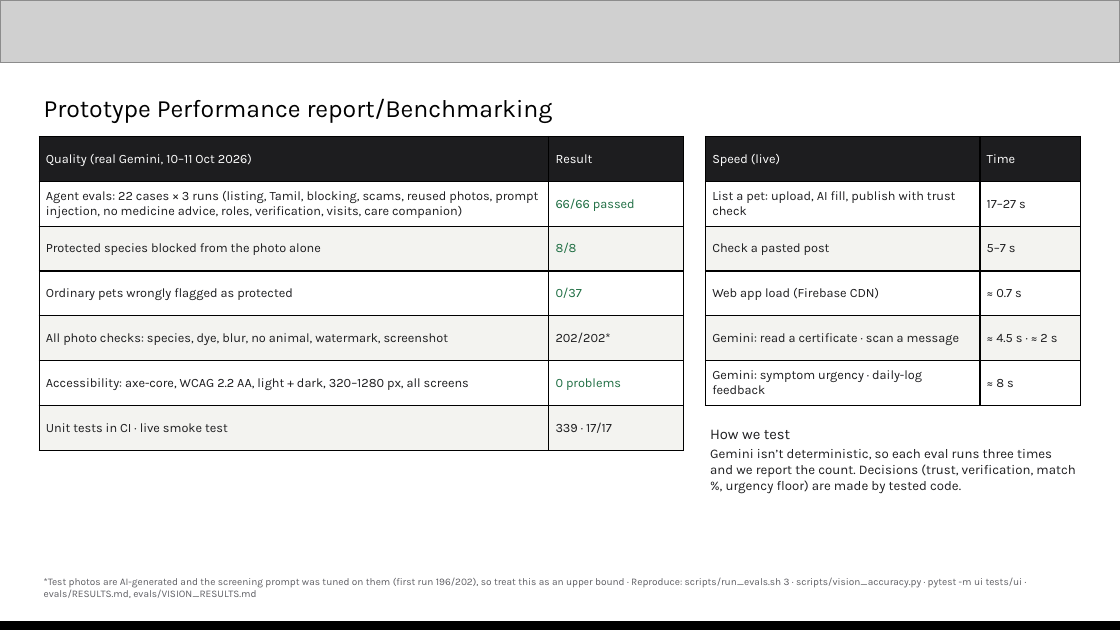
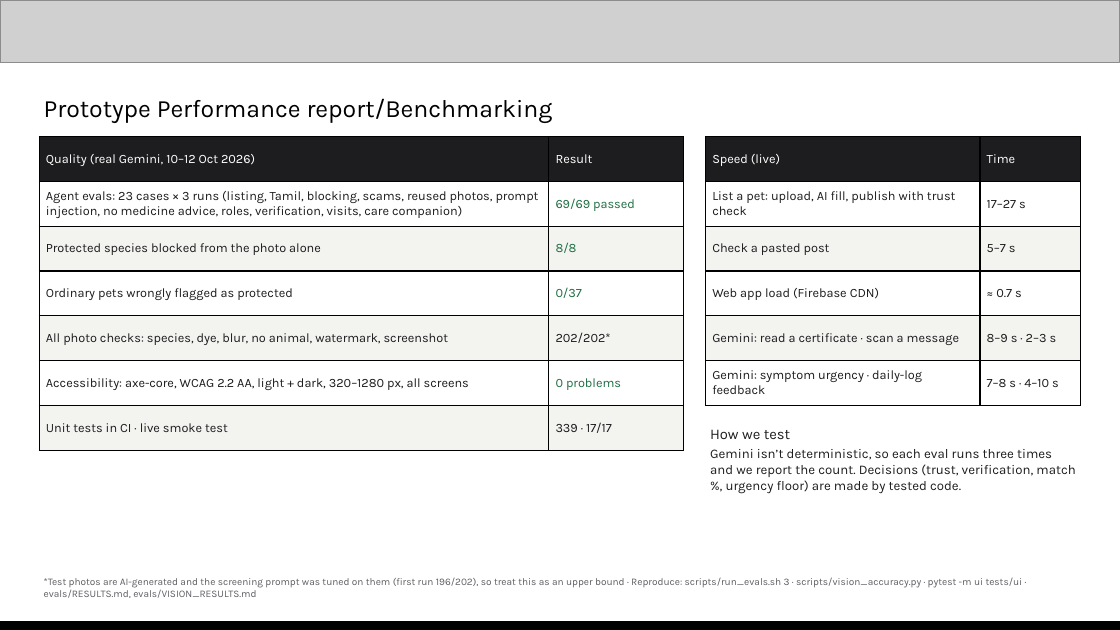
Before and after one commit to sudarsan-22/breedernear-ai, a slide deck: slide 14 of docs/submission/BreederNear-AI-deck.pptx. Drawn at 1120x630 pixels with LibreOffice and Linux fonts; fonts in the diff are those of the drawing; grey boxes stand for pictures. Boxes give left, top, right and bottom in pixels: in the first picture for what was removed or moved away, otherwise in the second. Text is boxed around its words. In the diff, an @@ line names an element or a change of style, - is before the commit and + after.

```diff
--- a/docs/submission/BreederNear-AI-deck.pptx
+++ b/docs/submission/BreederNear-AI-deck.pptx
@@ table at <box>39,137,683,450</box> @@
-row 1, column 1: Quality (real Gemini, 10–11 Oct 2026)
+row 1, column 1: Quality (real Gemini, 10–12 Oct 2026)
-row 2, column 1: Agent evals: 22 cases × 3 runs (listing, Tamil, blocking, scams, reused photos, prompt injection, no medicine advice, roles, verification, visits, care companion)
+row 2, column 1: Agent evals: 23 cases × 3 runs (listing, Tamil, blocking, scams, reused photos, prompt injection, no medicine advice, roles, verification, visits, care companion)
-row 2, column 2: 66/66 passed
+row 2, column 2: 69/69 passed
@@ table at <box>706,137,1081,405</box> @@
-row 5, column 2: ≈ 4.5 s · ≈ 2 s
+row 5, column 2: 8–9 s · 2–3 s
-row 6, column 2: ≈ 8 s
+row 6, column 2: 7–8 s · 4–10 s
```
Also in this commit, not shown: 4 other slides changed, 10 other files.
